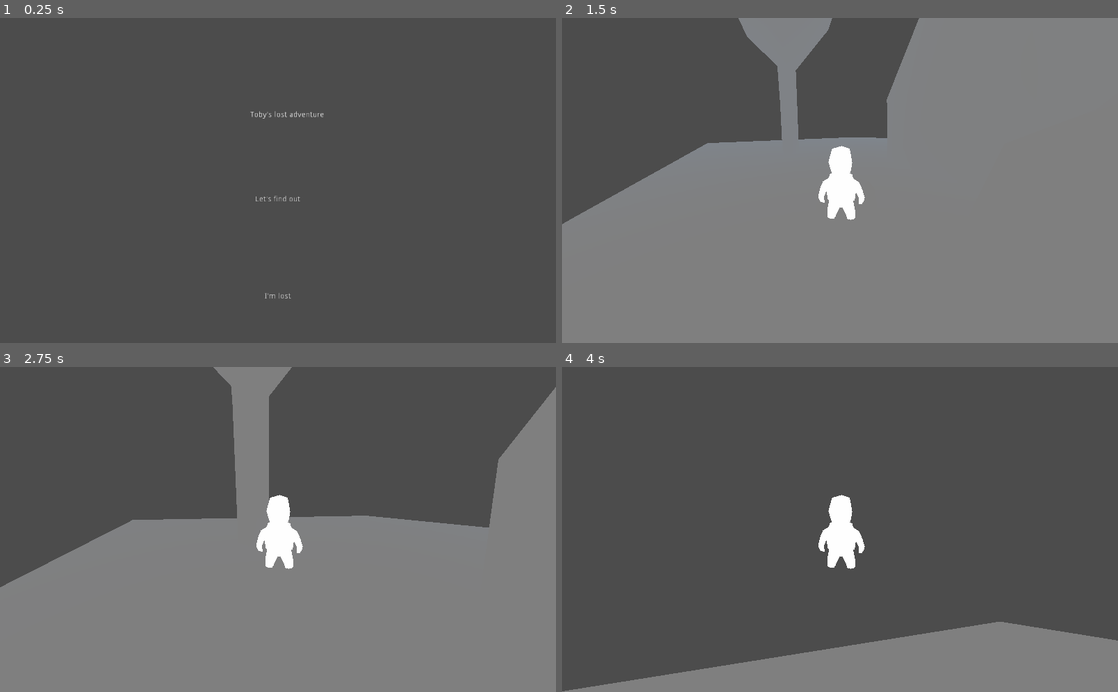
Above: before the commit, frames 1-4 (two rows, left to right).
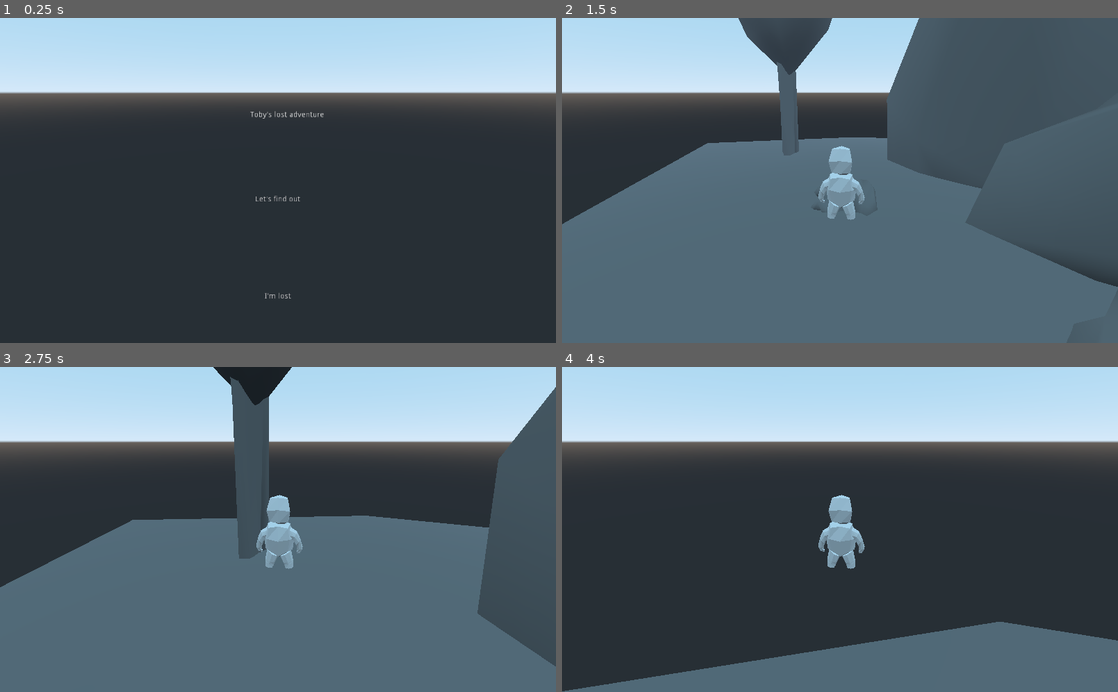
Above: after the commit, the same moments.

Repository: freskoulix/ggj-2021
Game: Godot game, scene res://scenes/RootScene.tscn
Two runs of this game, one before a commit and one after it. Both use one fixed random seed, a clock stepped at 60 frames per second and the inputs below.
Inputs (mouse positions are in pixels of both pictures, inside the frame that each line leads up to):
- Up to frame 1 (0.25 s): no input
- Up to frame 2 (1.5 s): click "Let's find out" at 0.5 s; tap Enter at 1.25 s; move the mouse to (867, 180) at 1.27 s; hold W from 1.28 s (still down)
- Up to frame 3 (2.75 s): keep holding W; move the mouse to (250, 529) at 2.02 s
- Up to frame 4 (4 s): keep holding W; move the mouse to (851, 523) at 2.77 s; move the mouse to (834, 536) at 3.52 s

The runs differ from the first frame. In frame 1, 94% of the frame differs, in the area x 0-100%, y 0-100%; in frame 2, 97%; in frame 3, 95%; in frame 4, 94%.

Commit message:
Changed world environment background

Diff:
--- a/default_env.tres
+++ b/default_env.tres
@@ -3,7 +3,7 @@
 [sub_resource type="ProceduralSky" id=1]
 
 [resource]
-background_mode = 4
+background_mode = 2
 background_sky = SubResource( 1 )
 ambient_light_color = Color( 1, 1, 1, 1 )
 fog_enabled = true
